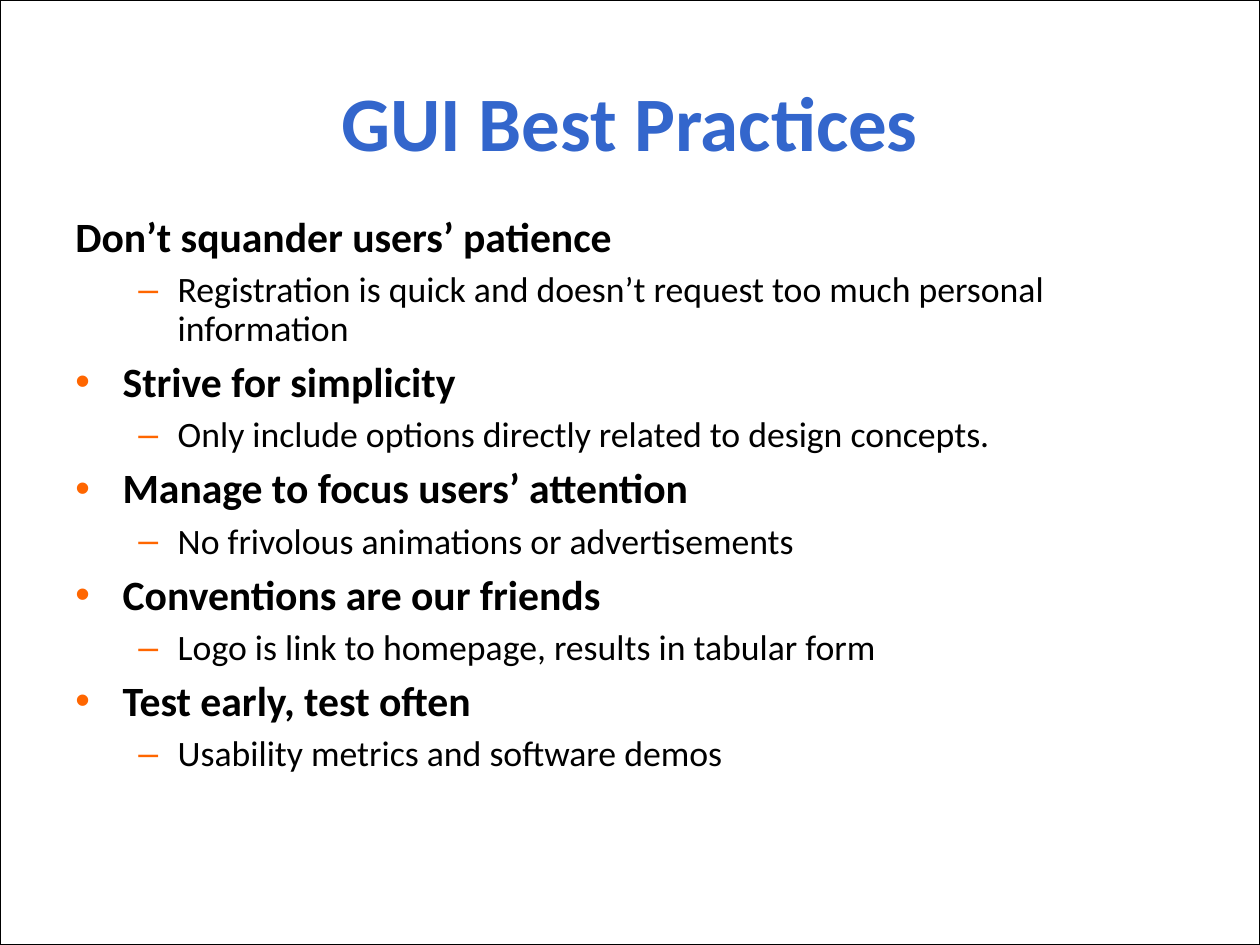
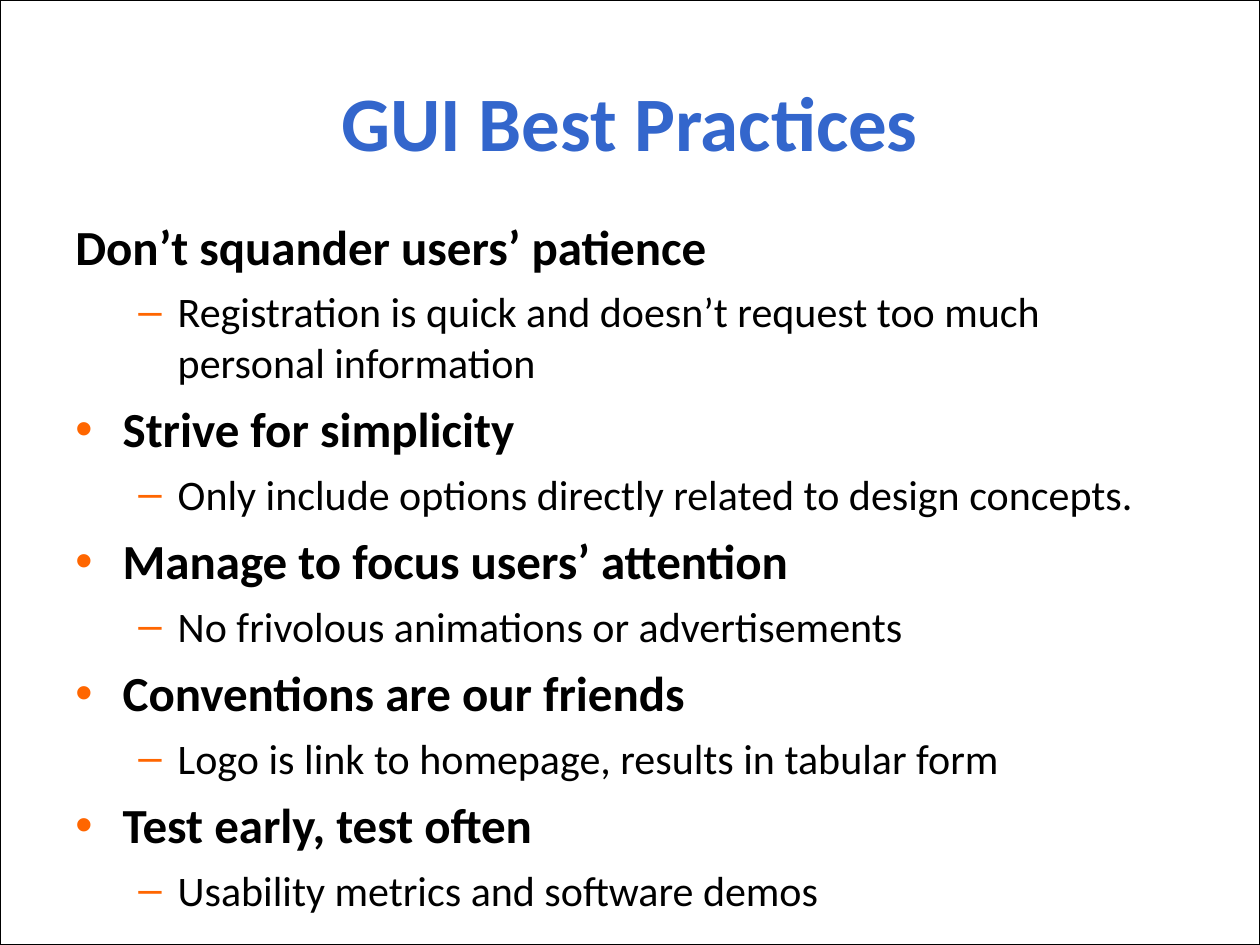
Before and after one commit to aajackson/Creepers, a slide deck: slide 10 of Documentation/MyFavs Presentation.ppt (slide 11 before the commit). Drawn at 1260x945 pixels with LibreOffice and Linux fonts; fonts in the diff are those of the drawing; background and template pictures are left out. Boxes give left, top, right and bottom in pixels: in the first picture for what was removed or moved away, otherwise in the second. Text is boxed around its words. In the diff, an @@ line names an element or a change of style, - is before the commit and + after.

```diff
--- a/Documentation/MyFavs Presentation.ppt
+++ b/Documentation/MyFavs Presentation.ppt
@@ text "Don’t squander users’ patience" at [75, 229, 1132, 851]: size 23.8 to 28 pt in "Don’t squander users’ patience", "Strive for simplicity", "Manage to focus users’ attention", "Conventions are our friends" and 1 more places; size 20.4 to 24 pt in "Registration is quick and doesn’t request too ...", "Only include options directly related to design ...", "No frivolous animations or advertisements", "Logo is link to homepage, results in ..." and 1 more places; line spacing 0.9 to 1 @@
```
Also in this commit, not shown: 5 other slides changed, 1 slide removed.
